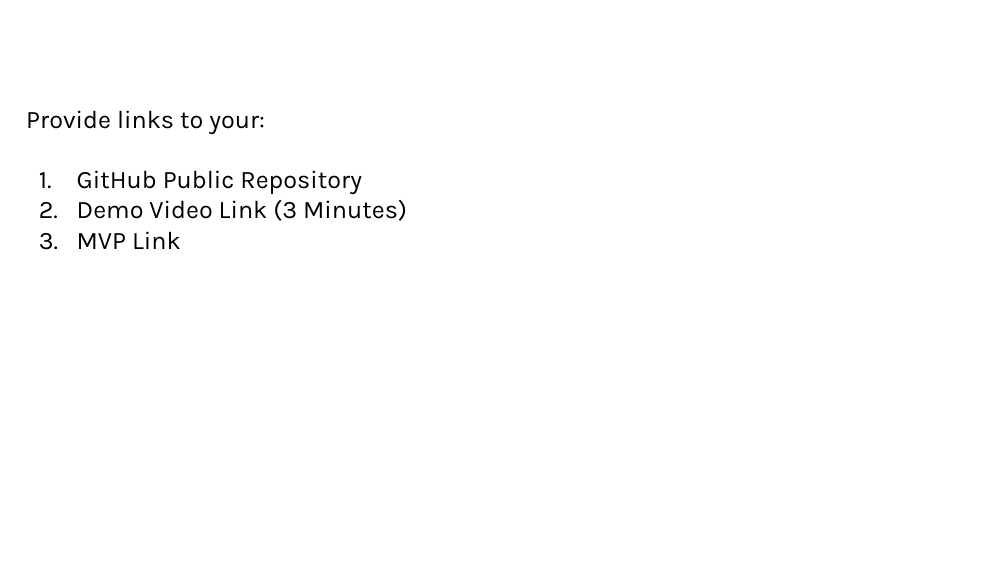
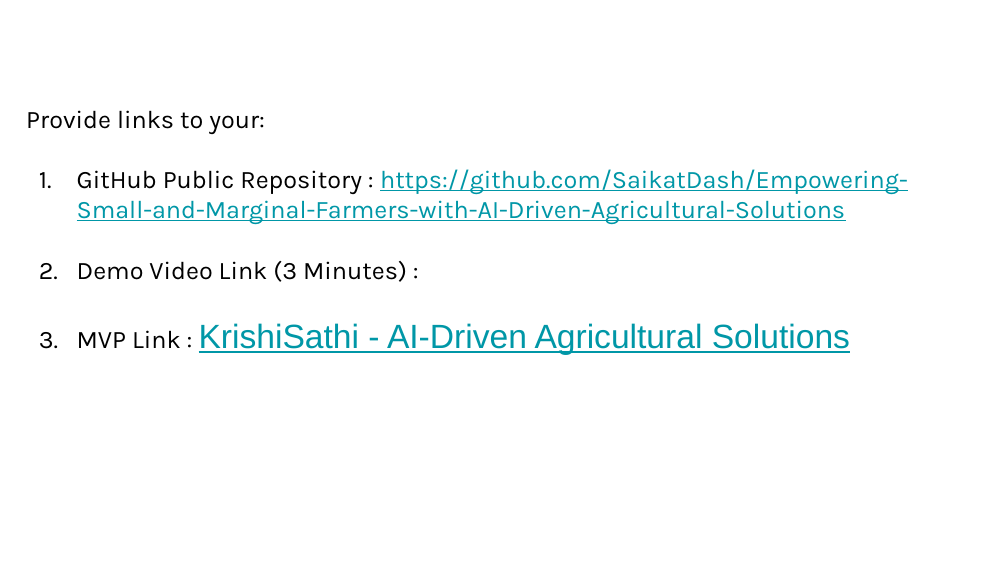
Before and after one commit to SaikatDash/Empowering-Small-and-Marginal-Farmers-with-AI-Driven-Agricultural-Solutions, a slide deck: slide 11 of Solution Challenge _ Project Submission.pptx (slide 13 before the commit). Drawn at 1008x567 pixels with LibreOffice and Linux fonts; fonts in the diff are those of the drawing; background and template pictures are left out. Boxes give left, top, right and bottom in pixels: in the first picture for what was removed or moved away, otherwise in the second. Text is boxed around its words. In the diff, an @@ line names an element or a change of style, - is before the commit and + after.

```diff
--- a/Solution Challenge _ Project Submission.pptx
+++ b/Solution Challenge _ Project Submission.pptx
@@ text at (x1=77, y1=169, x2=908, y2=355): text changed; text colour #000000 to #0097A7 @@
-1. GitHub Public Repository
-2. Demo Video Link (3 Minutes)
-3. MVP Link
+1. GitHub Public Repository : https://github.com/SaikatDash/Empowering-Small-and-Marginal-Farmers-with-AI-Driven-Agricultural-Solutions
+2. Demo Video Link (3 Minutes) :
+3. MVP Link : KrishiSathi - AI-Driven Agricultural Solutions
```
Also in this commit, not shown: 7 other slides changed, 3 slides removed, 18 other files.
